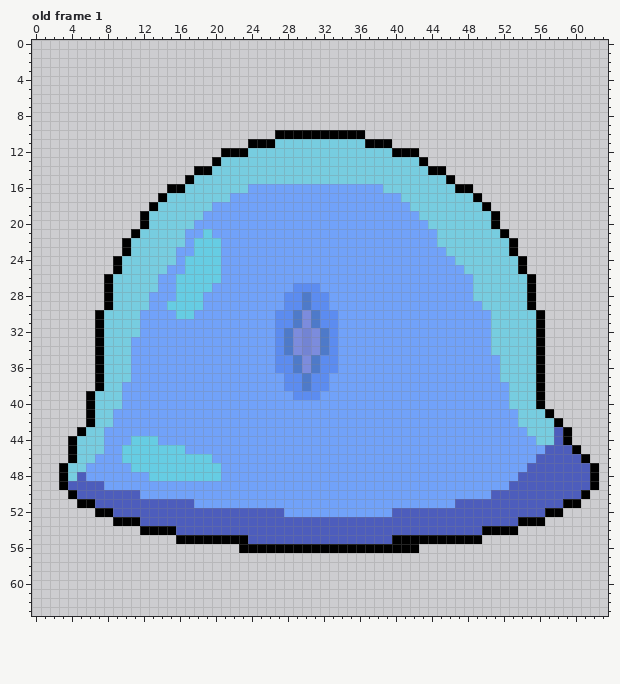
Two states of a pixel-art file, Sprites/Slime.aseprite. This is how it looked before the edit.
64x64 pixels, 1 frame. Shown: old frame 1. The commit also changed other frames, which this record leaves out.
After the commit:
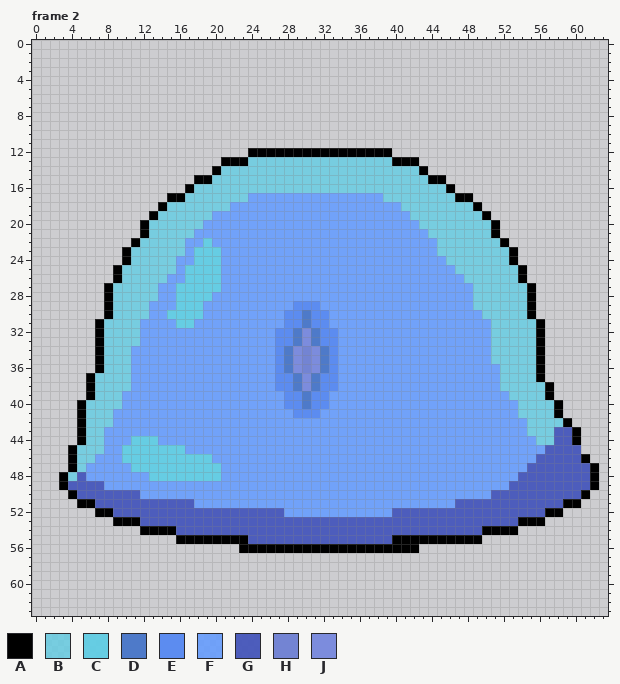
Palette (. is transparent): A #000000  B #5fcde4c7  C #5fcde4ee  D #4e7ac9  E #5c8cf0  F #639bffdd  G #4455bbee  H #7384d3  J #7c8cdd
A new or re-ordered frame is compared with the old frame closest to it.
Changes in this commit:
frames 1 -> 5
Frame 2 is new; against old frame 1:
y 10: x 27..36 AAAAAAAAAA -> ..........
y 11: x 24..39 AAABBBBBBBBBBAAA -> ................
y 12: x 21..42 AAABBBBBBBBBBBBBBBBAAA -> ...AAAAAAAAAAAAAAAA...
y 13: x 20..23 ABBB -> .AAA; x 40..43 BBBA -> AAA.
y 14: x 18..20 AAB -> ..A; x 43..45 BAA -> A..
y 15: x 17..19 ABB -> .AA; x 44..46 BBA -> AA.
y 16: x 15..17 AAB -> ..A; x 24..38 FFFFFFFFFFFFFFF -> BBBBBBBBBBBBBBB; x 46..48 BAA -> A..
y 17: x 14..16 ABB -> .AA; x 22..23 FF -> BB; x 39..40 FF -> BB; x 47..49 BBA -> AA.
y 18: x 13..14 AB -> .A; x 20..21 FF -> BB; x 41 F -> B; x 49..50 BA -> A.
y 19: x 12..13 AB -> .A; x 19 F -> B; x 42 F -> B; x 50..51 BA -> A.
y 20: x 18 F -> B; x 43 F -> B
y 21: x 11..12 AB -> .A; x 17 F -> B; x 19 C -> F; x 44 F -> B; x 51..52 BA -> A.
y 22: x 10..11 AB -> .A; x 18 C -> F; x 20 C -> F; x 52..53 BA -> A.
y 23: x 16 F -> B; x 45 F -> B
y 24: x 9..10 AB -> .A; x 17 C -> F; x 46 F -> B; x 53..54 BA -> A.
y 25: x 15 F -> B; x 47 F -> B
y 26: x 8..9 AB -> .A; x 14 F -> B; x 16 C -> F; x 48 F -> B; x 54..55 BA -> A.
y 27: x 20 F -> C; x 29..31 EEE -> FFF
y 28: x 13 F -> B; x 19 F -> C; x 28..32 EEDEE -> FFFFF
y 29: x 15 C -> F; x 28 E -> F; x 30 D -> E; x 32 E -> F; x 49 F -> B
y 30: x 7..8 AB -> .A; x 12 F -> B; x 15 F -> C; x 18 F -> C; x 27 E -> F; x 29..31 DJD -> EDE; x 33 E -> F; x 50 F -> B; x 55..56 BA -> A.
y 31: x 16..17 FF -> CC; x 27 E -> F; x 29..31 DJD -> EDE; x 33 E -> F
y 32: x 28..32 DJHJD -> EDJDE
y 33: x 11 F -> B; x 28..32 DJHJD -> EDJDE
y 35: x 28..32 EDJDE -> DJHJD; x 51 F -> B
y 36: x 28..32 EDJDE -> DJHJD
y 37: x 6..7 .A -> AB; x 27 F -> E; x 29..31 EDE -> DJD; x 33 F -> E
y 38: x 6..7 .A -> AB; x 10 F -> B; x 27 F -> E; x 29..31 EDE -> DJD; x 33 F -> E; x 52 F -> B; x 56..57 A. -> BA
y 39: x 28 F -> E; x 30 E -> D; x 32 F -> E; x 56..57 A. -> BA
y 40: x 5..6 .A -> AB; x 28..32 FFFFF -> EEDEE; x 53 B -> F; x 56..58 A.. -> BBA
y 41: x 5..6 .A -> AB; x 29..31 FFF -> EEE; x 57..58 A. -> BA
y 42: x 5..6 .A -> AB; x 54 B -> F; x 58..59 A. -> BA
y 43: x 59..60 A. -> GA
y 44: x 4..5 AB -> .A; x 59..60 A. -> GA
y 45: x 60 A -> G
y 47: x 3..4 AB -> .A
Changed places in both pictures, as pixel boxes (x1, y1, x2, y2):
changed: (59, 130, 581, 472)
